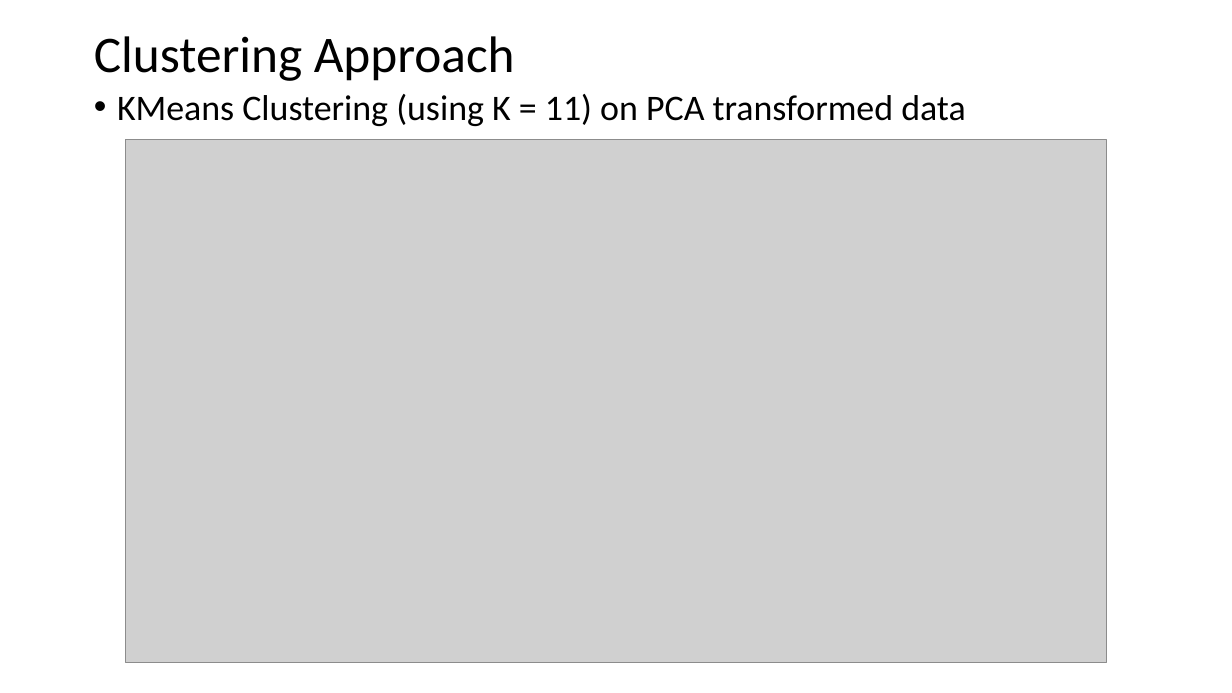
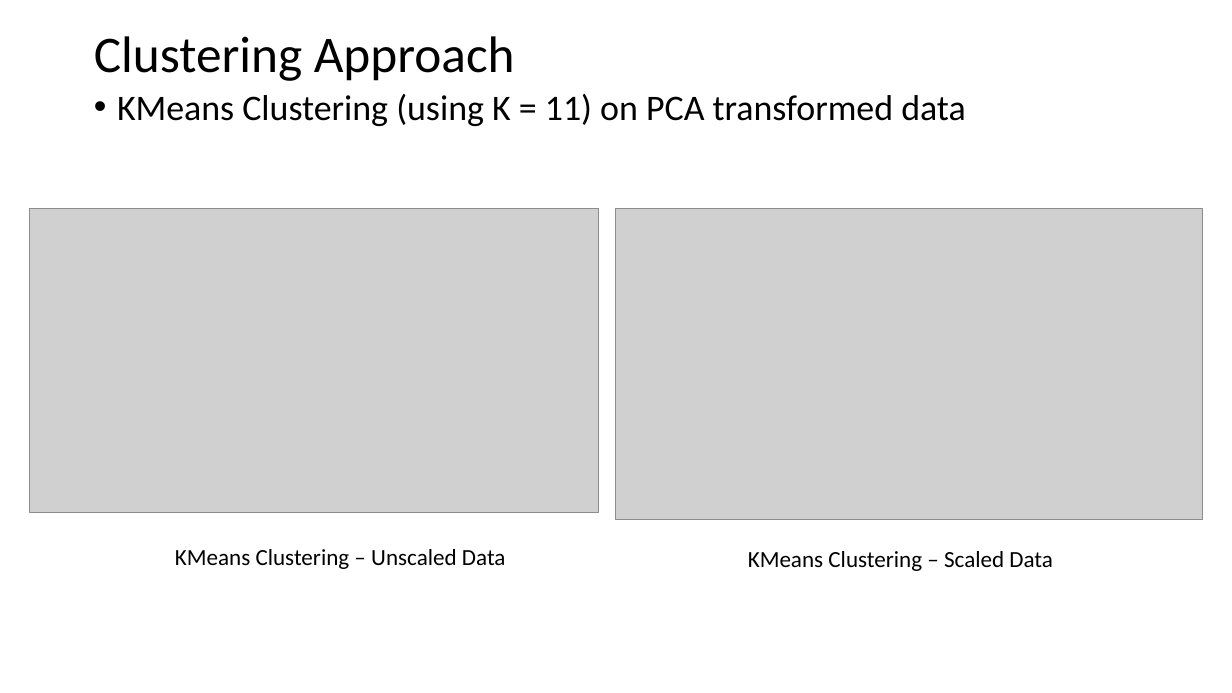
Before and after one commit to gowthamkuntumalla/ECE498_Final_Project, a slide deck: slide 8 of Docs/Final_Presentation.pptx. Drawn at 1232x693 pixels with LibreOffice and Linux fonts; fonts in the diff are those of the drawing; grey boxes stand for pictures. Boxes give left, top, right and bottom in pixels: in the first picture for what was removed or moved away, otherwise in the second. Text is boxed around its words. In the diff, an @@ line names an element or a change of style, - is before the commit and + after.

Commit message:
PCA, LDA, clustering with scaled data
No improvements in the results

```diff
--- a/Docs/Final_Presentation.pptx
+++ b/Docs/Final_Presentation.pptx
@@ picture: place and size @@
-picture at (126,140,1106,663)
+picture at (30,209,599,512)
@@ picture added at (616,209,1203,519) @@
@@ text added at (175,549,506,569), 18 pt, text #000000 @@
+KMeans Clustering – Unscaled Data
@@ text added at (748,551,1053,571), 18 pt, text #000000 @@
+KMeans Clustering – Scaled Data
```
Also in this commit, not shown: 1 other file.
